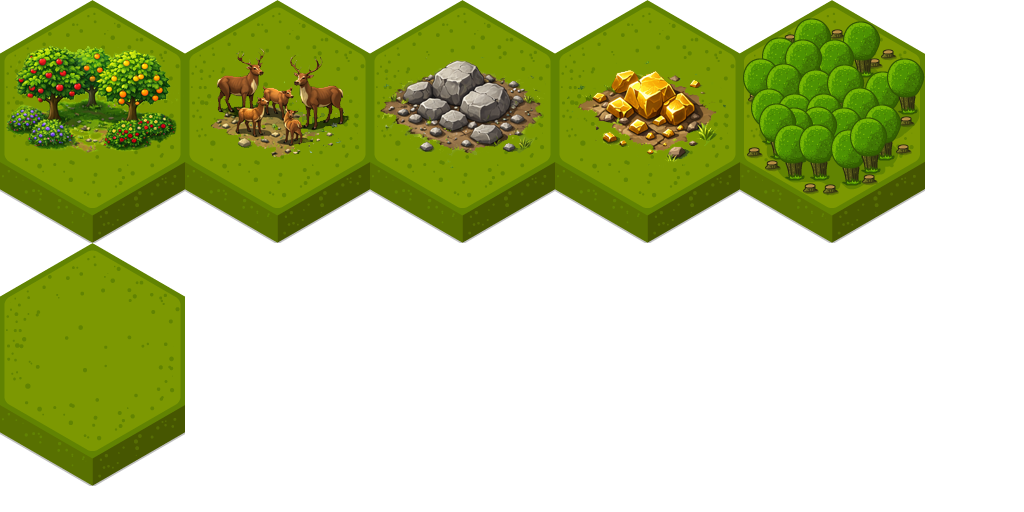
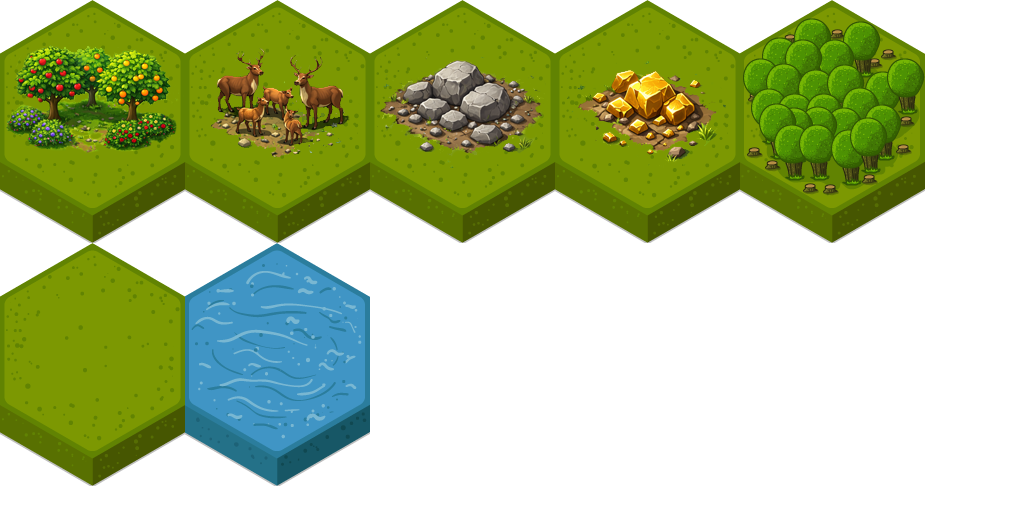
The second 1024x512 image is a revision of the first. Changes to its layers:
added layer "Layer 7" above "Layer 6" over [185, 243, 370, 486]
